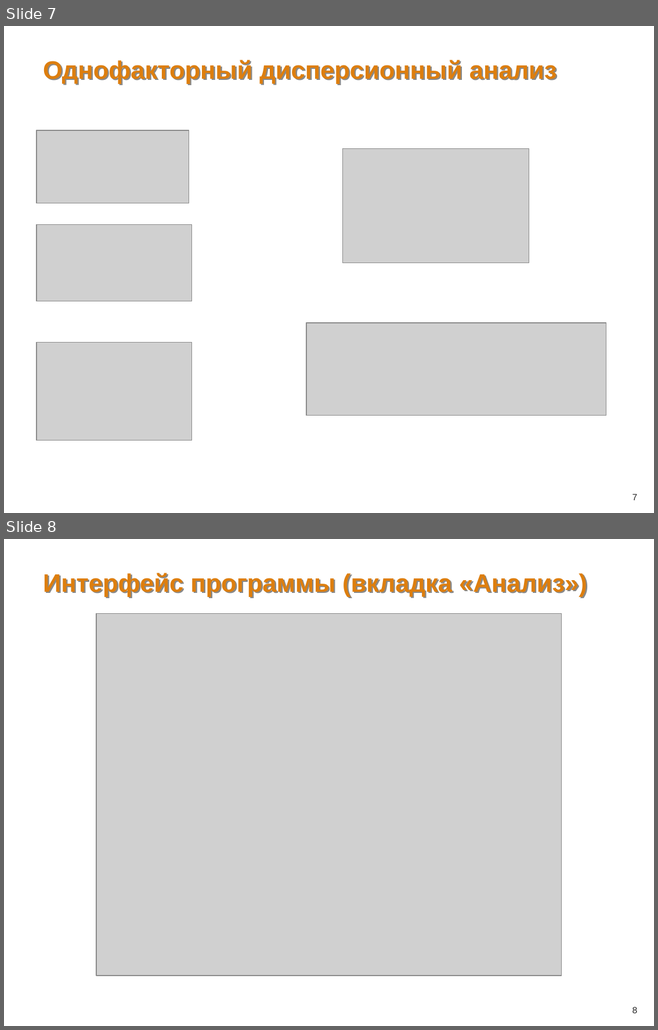
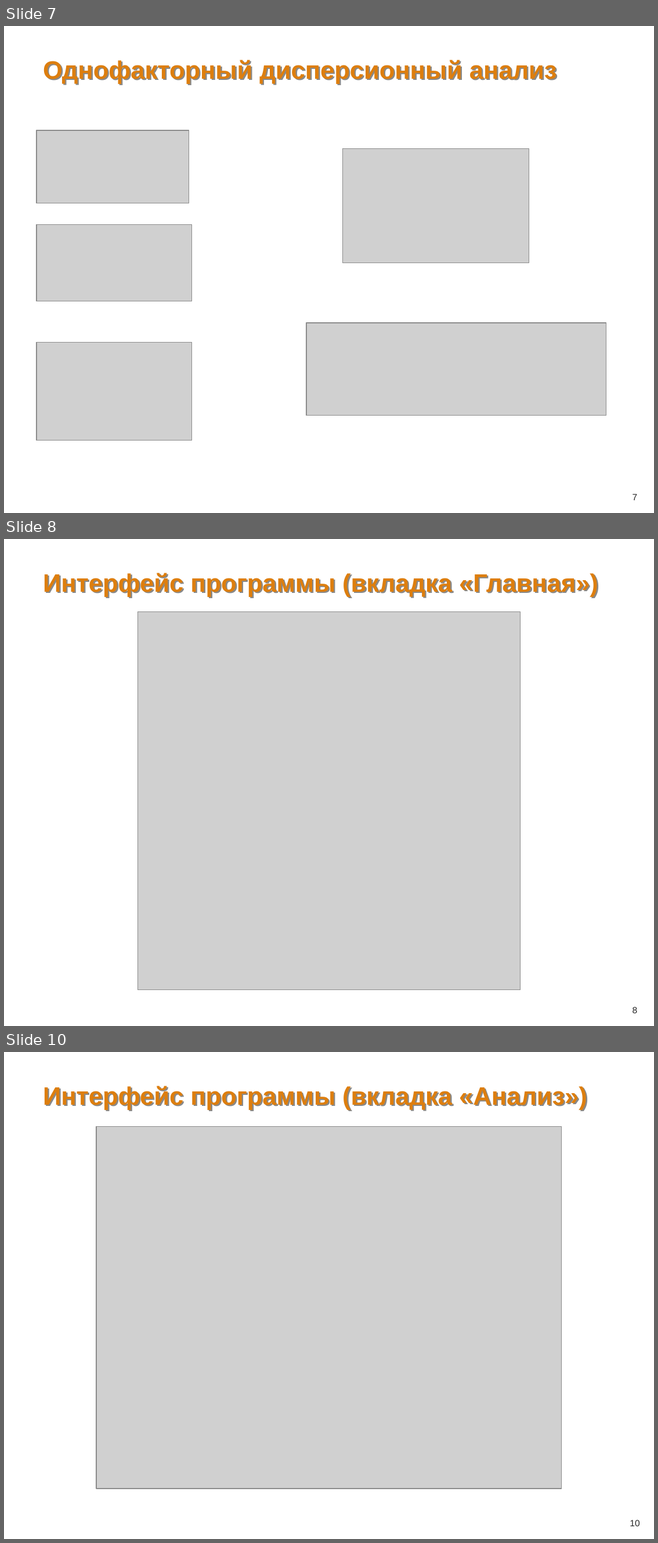
Before and after one commit to kradunches/ari-metiostation, a slide deck: doc/Презентация.ppt. Shown one above the other, each under a label of ours: slides 7 and 8 before the commit, slides 7, 8 and 10 after it; the slides between them are not shown. The pictures are 658x1030 and 658x1543 pixels, drawn with LibreOffice and Linux fonts; fonts in the diff are those of the drawing; grey boxes stand for pictures; background and template pictures are left out. Boxes give left, top, right and bottom in pixels: in the first picture for what was removed or moved away, otherwise in the second. Text is boxed around its words. In the diff, an @@ line names an element or a change of style, - is before the commit and + after.

```diff
--- a/doc/Презентация.ppt
+++ b/doc/Презентация.ppt
@@ slide 8 added at (x1=4, y1=539, x2=654, y2=1026), background picture (left out) @@
@@ title added at (x1=43, y1=573, x2=598, y2=597), 28 pt, text #DD7E0E, bold @@
+Интерфейс программы (вкладка «Главная»)
@@ picture added at (x1=138, y1=611, x2=520, y2=990) @@
@@ page number added at (x1=632, y1=1007, x2=637, y2=1013), 10 pt, text #262626 @@
+8
@@ what was slide 8 is now slide 10 @@
@@ page number at (x1=629, y1=1520, x2=639, y2=1526): text changed @@
-8
+10
```
Also in this commit, not shown: 5 slides changed, 3 other slides added, 3 slides removed, 3 other files.
